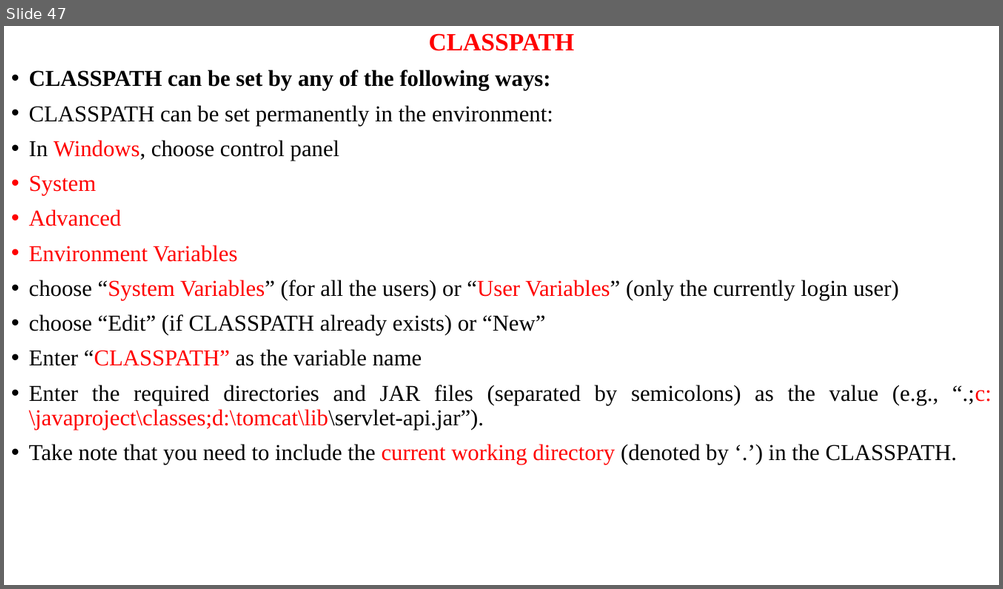
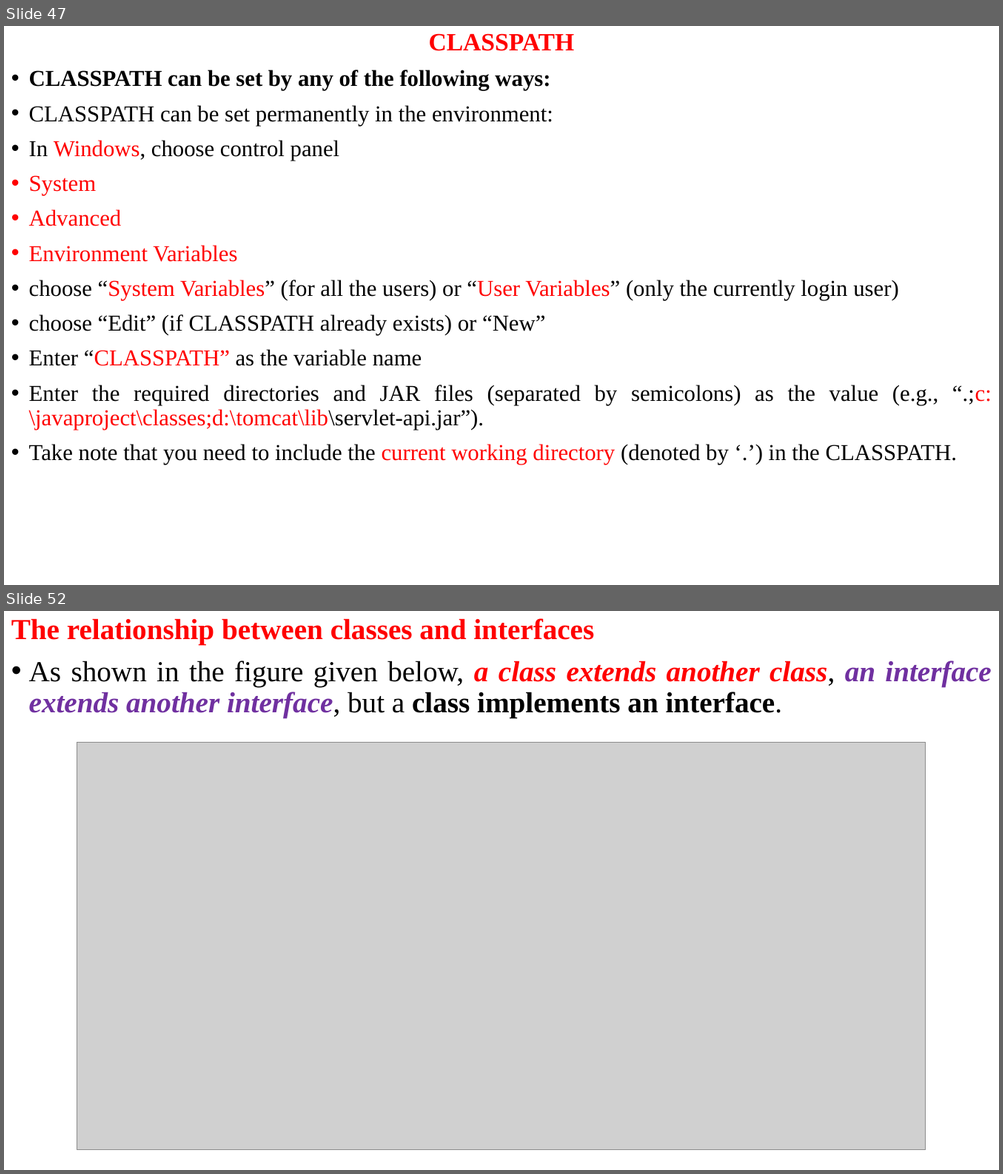
Before and after one commit to anvesh1987/Java-Programs-CSE-G, a slide deck: UNIT –II.ppt. Shown one above the other, each under a label of ours: slide 47 before the commit, slides 47 and 52 after it; the slides between them are not shown. The pictures are 1003x589 and 1003x1174 pixels, drawn with LibreOffice and Linux fonts; fonts in the diff are those of the drawing; grey boxes stand for pictures. Boxes give left, top, right and bottom in pixels: in the first picture for what was removed or moved away, otherwise in the second. Text is boxed around its words. In the diff, an @@ line names an element or a change of style, - is before the commit and + after.

```diff
--- a/UNIT –II.ppt
+++ b/UNIT –II.ppt
@@ slide 52 added at (4, 611, 999, 1170), background #FFFFFF @@
@@ text added at (11, 618, 990, 718), 28 pt, text #FF0000, bold @@
+The relationship between classes and interfaces
+• As shown in the figure given below, a class extends another class, an interface extends another interface, but a class implements an interface.
@@ picture added at (77, 742, 925, 1150) @@
```
Also in this commit, not shown: 8 other slides added, 5 other files.
